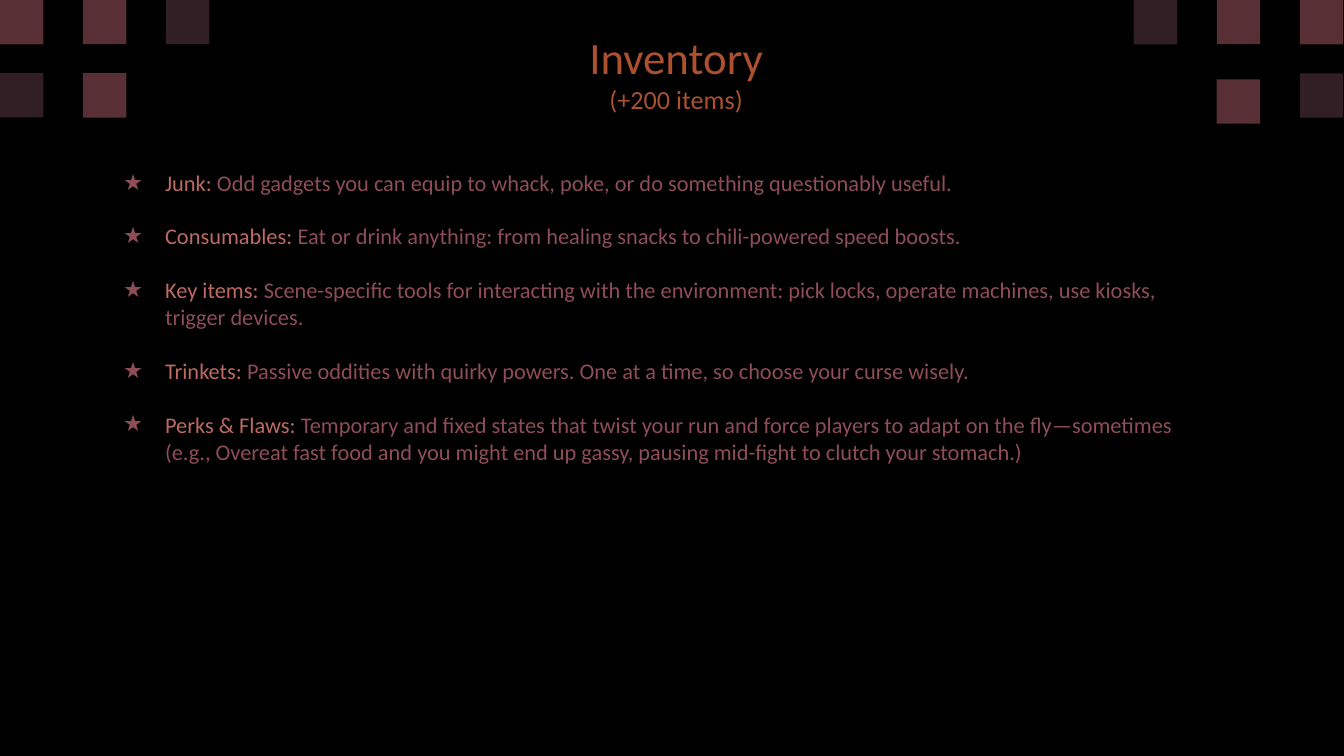
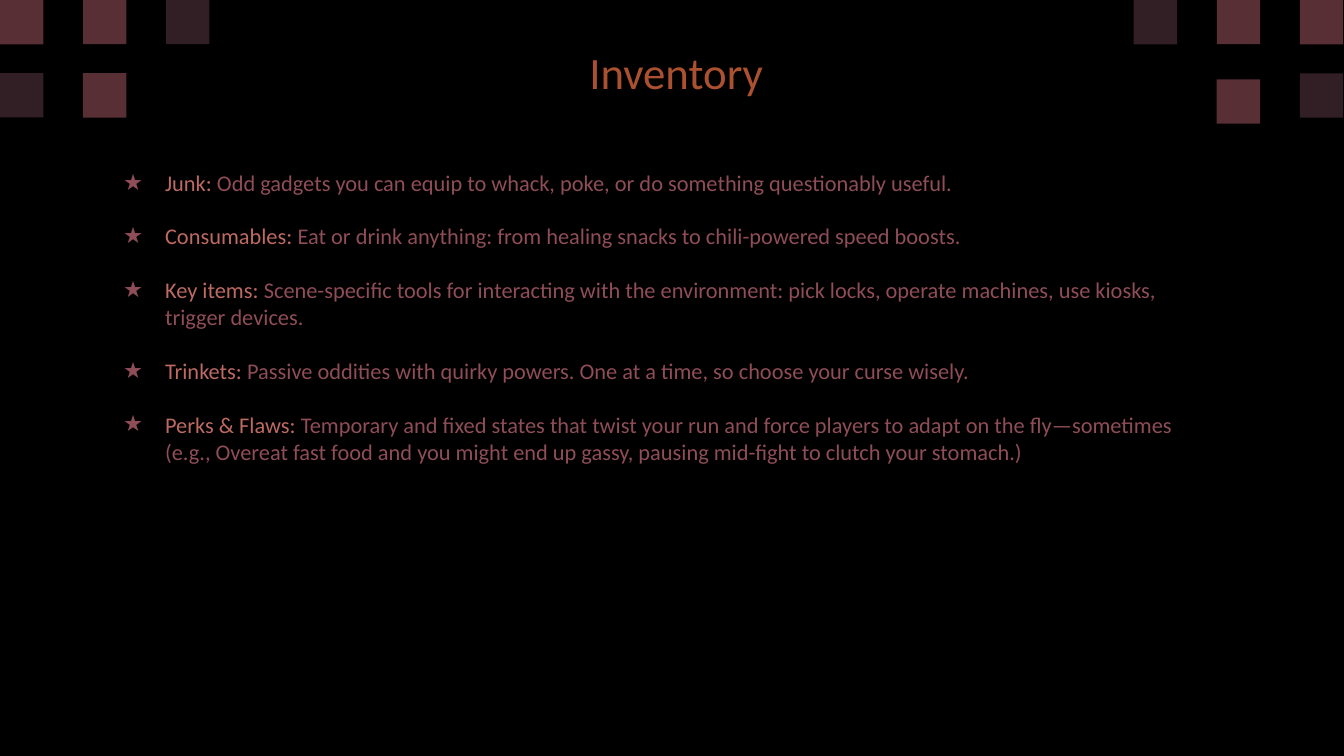
Before and after one commit to diegohcanepa/Remizione, a slide deck: slide 12 of Pitch Deck.pptx. Drawn at 1344x756 pixels with LibreOffice and Linux fonts; fonts in the diff are those of the drawing. Boxes give left, top, right and bottom in pixels: in the first picture for what was removed or moved away, otherwise in the second. Text is boxed around its words. In the diff, an @@ line names an element or a change of style, - is before the commit and + after.

```diff
--- a/Pitch Deck.pptx
+++ b/Pitch Deck.pptx
@@ title at [589,60,762,96]: text changed; size 14 to 24 pt @@
-Inventory
-(+200 items)
+Inventory
```
Also in this commit, not shown: 7 other slides changed, 10 slides added, 7 other files.
